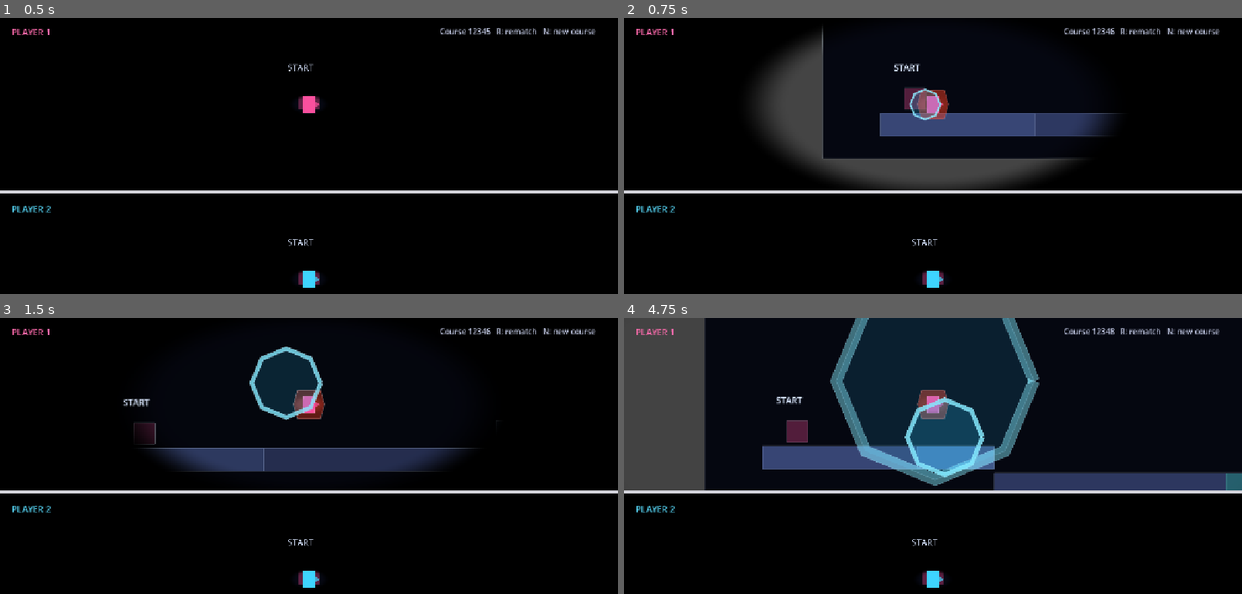
Above: before the commit, frames 1-4 (two rows, left to right).
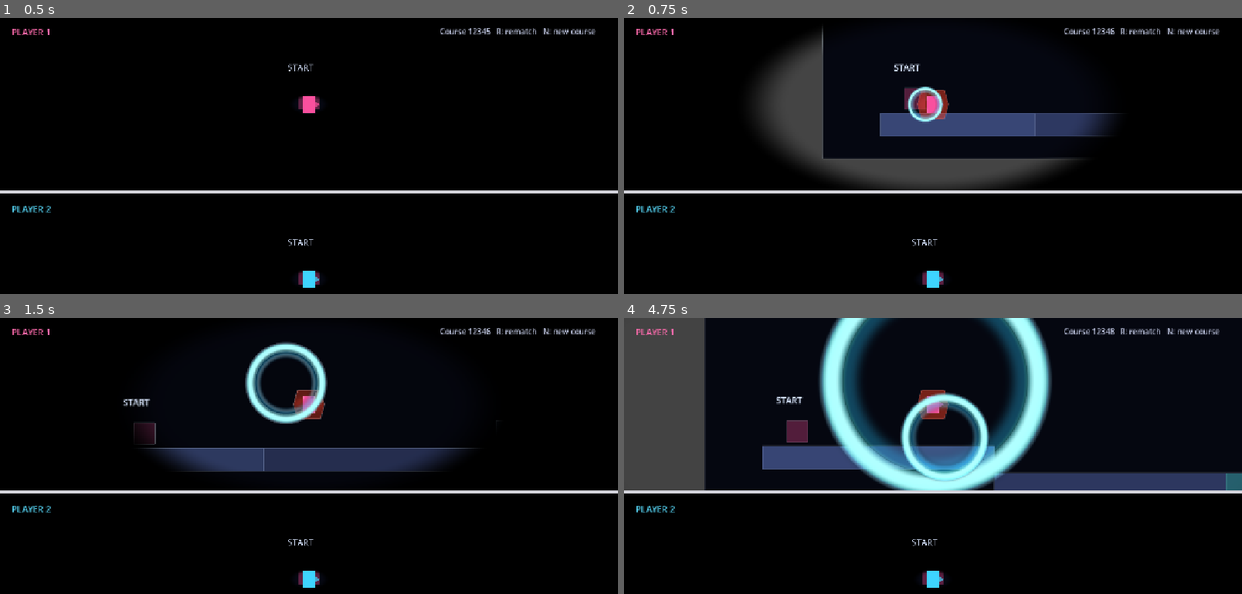
Above: after the commit, the same moments.

Repository: ketr4x/Haven
Game: Godot game, scene res://scenes/game/race.tscn
Two runs of this game, one before a commit and one after it. Both use one fixed random seed, a clock stepped at 60 frames per second and the inputs below.
Inputs:
- Up to frame 1 (0.5 s): no input
- Up to frame 2 (0.75 s): tap Enter at 0.5 s; hold D (p1_right) from 0.53 s (still down); hold N (new_seed) from 0.53 s (still down)
- Up to frame 3 (1.5 s): keep holding D (p1_right); tap W (p1_jump) at 0.77 s; release N (new_seed) at 1.28 s; tap S (p1_shout) at 1.35 s
- Up to frame 4 (4.75 s): tap W (p1_jump) at 1.52, 3.02, 3.77, 4.52 s; release D (p1_right) at 2.03 s; hold A (p1_left) 2.03-2.78 s; hold N (new_seed) 2.03-2.78 s; hold D (p1_right) 2.78-4.28 s; tap S (p1_shout) at 2.85, 4.35 s; tap R (restart) at 3.5 s; hold N (new_seed) 3.53-4.28 s; hold A (p1_left) from 4.28 s (still down)

Frame 1 is identical in both runs. In frame 2, 0.5% of the frame differs, in the area x 45-52%, y 24-38%; in frame 3, 2.9%; in frame 4, 18%, in the area x 31-70%, y 0-63%.

Commit message:
Render sonic waves as circles

Diff:
--- /dev/null
+++ b/assets/shaders/sound_wave_ring.gdshader
@@ -0,0 +1,13 @@
+shader_type canvas_item;
+
+uniform vec4 ring_color : source_color = vec4(0.52, 0.92, 1.0, 1.0);
+uniform vec4 glow_color : source_color = vec4(0.17, 0.78, 1.0, 0.38);
+
+void fragment() {
+	float radius = length(UV - vec2(0.5)) * 2.0;
+	float glow = smoothstep(0.52, 0.72, radius) * (1.0 - smoothstep(0.84, 1.0, radius));
+	float ring = smoothstep(0.72, 0.82, radius) * (1.0 - smoothstep(0.88, 0.98, radius));
+	vec3 color = glow_color.rgb * glow + ring_color.rgb * ring;
+	float alpha = max(glow * glow_color.a, ring * ring_color.a);
+	COLOR = vec4(color, alpha);
+}
--- a/scenes/effects/reveal_ring.tscn
+++ b/scenes/effects/reveal_ring.tscn
@@ -1,15 +1,19 @@
-[gd_scene load_steps=2 format=3]
+[gd_scene load_steps=3 format=3]
 
 [ext_resource type="Script" path="res://scripts/effects/reveal_ring.gd" id="1_ring"]
+[ext_resource type="Shader" path="res://assets/shaders/sound_wave_ring.gdshader" id="2_ring_shader"]
+
+[sub_resource type="ShaderMaterial" id="ShaderMaterial_wave_ring"]
+shader = ExtResource("2_ring_shader")
 
 [node name="RevealRing" type="Node2D"]
 script = ExtResource("1_ring")
 
-[node name="Glow" type="Polygon2D" parent="."]
-polygon = PackedVector2Array(26, 0, 18.3848, 18.3848, 0, 26, -18.3848, 18.3848, -26, 0, -18.3848, -18.3848, 0, -26, 18.3848, -18.3848)
-color = Color(0.17, 0.78, 1, 0.28)
-
-[node name="Ring" type="Line2D" parent="."]
-points = PackedVector2Array(26, 0, 18.3848, 18.3848, 0, 26, -18.3848, 18.3848, -26, 0, -18.3848, -18.3848, 0, -26, 18.3848, -18.3848, 26, 0)
-width = 3.0
-default_color = Color(0.52, 0.92, 1, 1)
+[node name="WaveRing" type="ColorRect" parent="."]
+offset_left = -32.0
+offset_top = -32.0
+offset_right = 32.0
+offset_bottom = 32.0
+mouse_filter = 2
+material = SubResource("ShaderMaterial_wave_ring")
+color = Color(1, 1, 1, 1)
